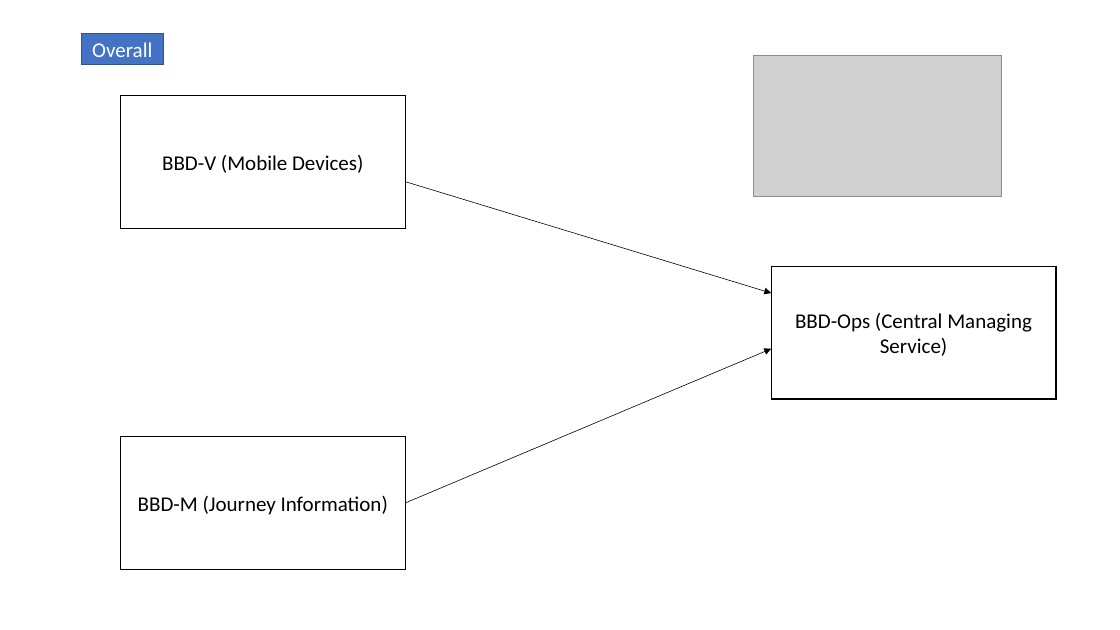
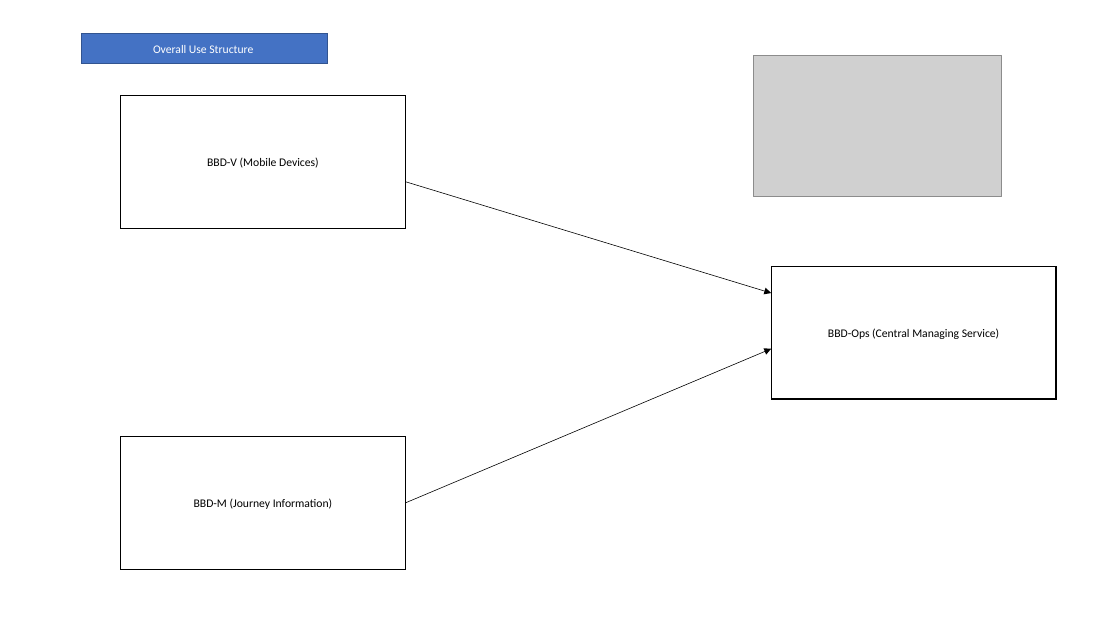
Before and after one commit to st970703/Software_Architecture_Report, a slide deck: slide 1 of Big Brother Driver Diagrams.pptx. Drawn at 1120x630 pixels with LibreOffice and Linux fonts; fonts in the diff are those of the drawing; grey boxes stand for pictures. Boxes give left, top, right and bottom in pixels: in the first picture for what was removed or moved away, otherwise in the second. Text is boxed around its words. In the diff, an @@ line names an element or a change of style, - is before the commit and + after.

```diff
--- a/Big Brother Driver Diagrams.pptx
+++ b/Big Brother Driver Diagrams.pptx
@@ rectangle "Overall Use Structure" resized from (x1=82, y1=34, x2=164, y2=65) to (x1=82, y1=34, x2=328, y2=64) @@
@@ text in rectangle at (x1=153, y1=45, x2=253, y2=53): text changed; size 18 to 10 pt @@
-Overall
+Overall Use Structure
@@ size 18 to 10 pt in 3 elements at (x1=120, y1=96, x2=405, y2=229), (x1=120, y1=437, x2=405, y2=570), (x1=771, y1=266, x2=1056, y2=399) @@
```
Also in this commit, not shown: 5 other slides changed, 7 slides added, 1 other file.
